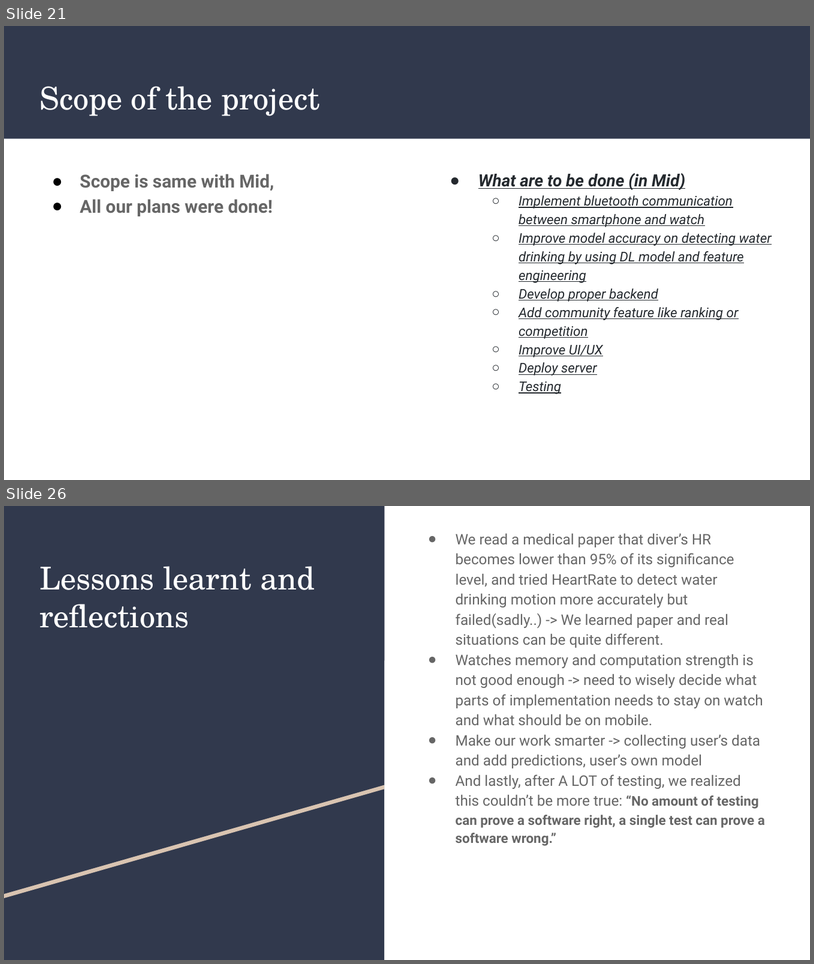
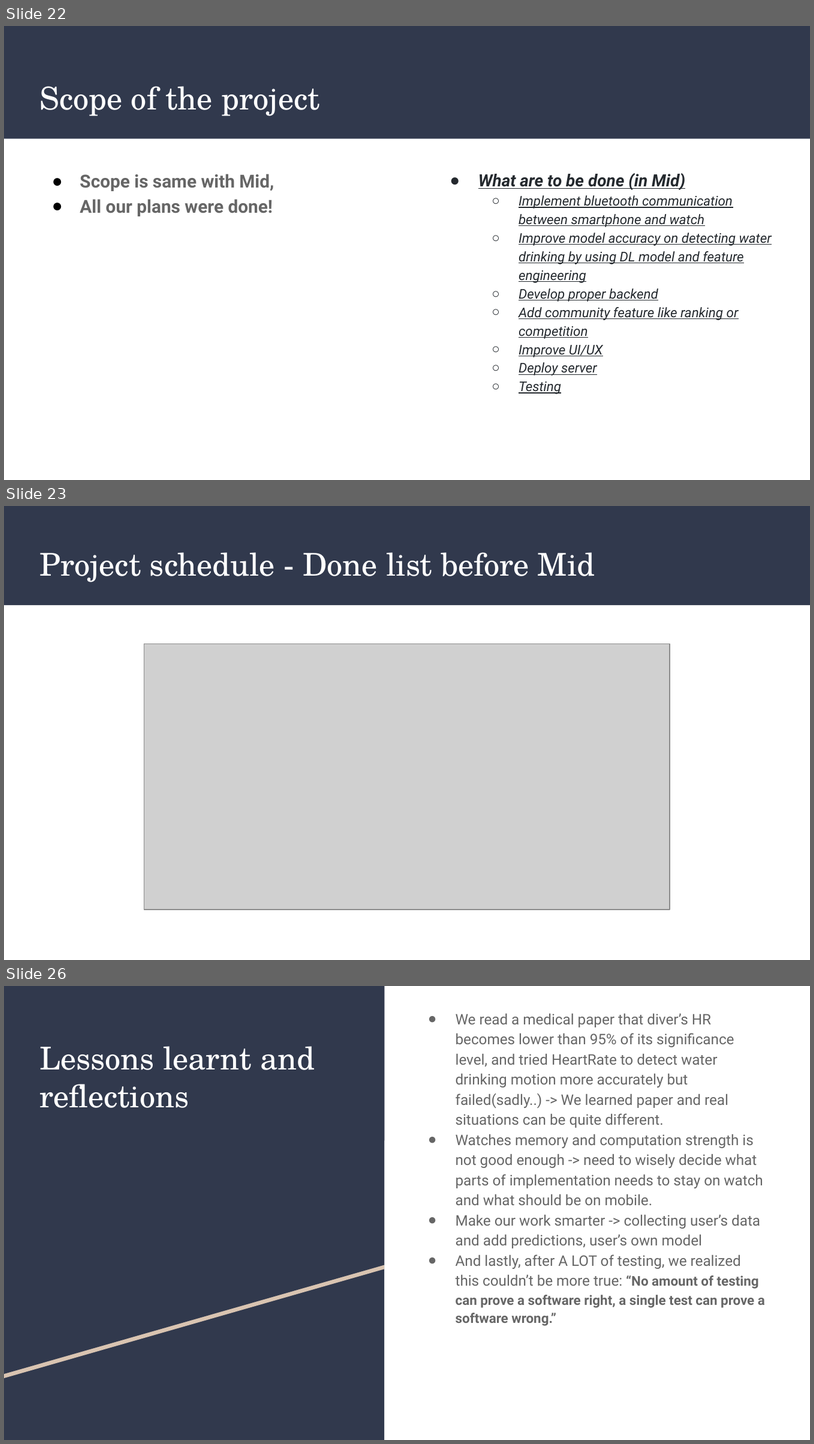
Before and after one commit to HealthBuzzz/2020-2-Mobile-computing-Team-2, a slide deck: Team 2 - Final(Real).pptx. Shown one above the other, each under a label of ours: slides 21 and 26 before the commit, slides 22, 23 and 26 after it; the slides between them are not shown. The pictures are 814x964 and 814x1444 pixels, drawn with LibreOffice and Linux fonts; fonts in the diff are those of the drawing; grey boxes stand for pictures. Boxes give left, top, right and bottom in pixels: in the first picture for what was removed or moved away, otherwise in the second. Text is boxed around its words. In the diff, an @@ line names an element or a change of style, - is before the commit and + after.

```diff
--- a/Team 2 - Final(Real).pptx
+++ b/Team 2 - Final(Real).pptx
@@ slide 23 added at (4, 506, 810, 960), background #FFFFFF @@
@@ rectangle added at (4, 506, 810, 605), fill #31394D @@
@@ title added at (39, 552, 596, 582), 28 pt, text #FFFFFF @@
+Project schedule - Done list before Mid
@@ picture added at (144, 644, 670, 909) @@
@@ what was slide 21 is now slide 22 @@
```
Also in this commit, not shown: 3 slides changed, 2 other slides added, 3 slides removed, 1 other file.
